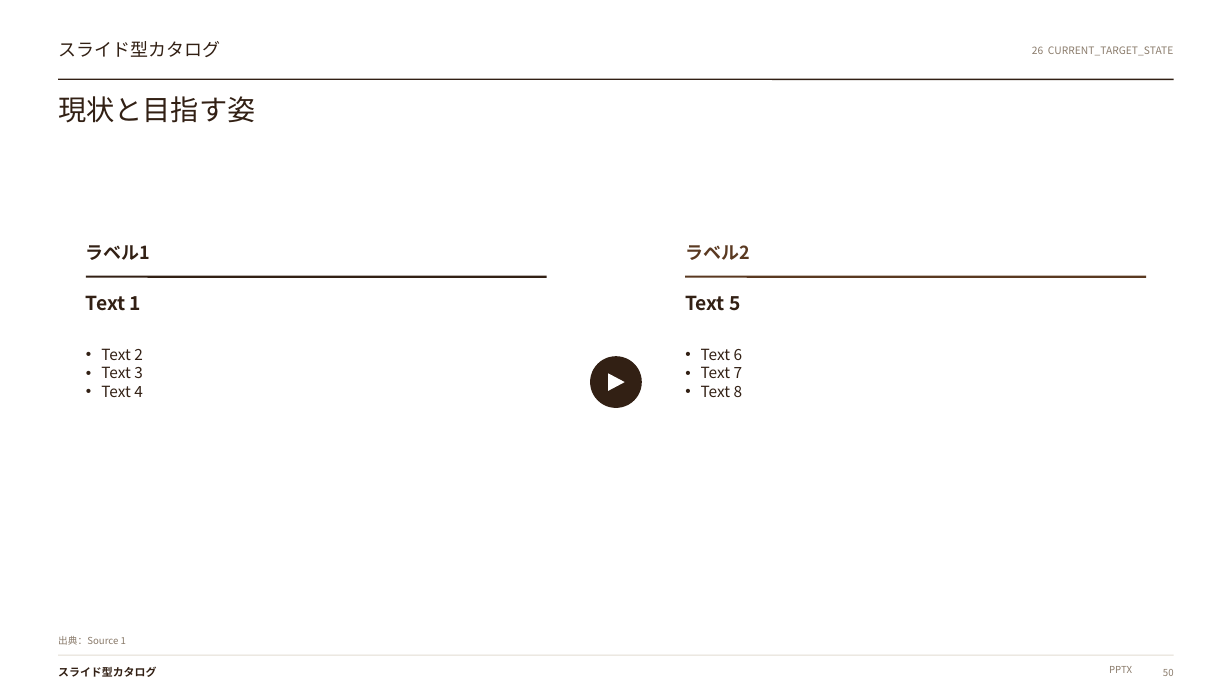
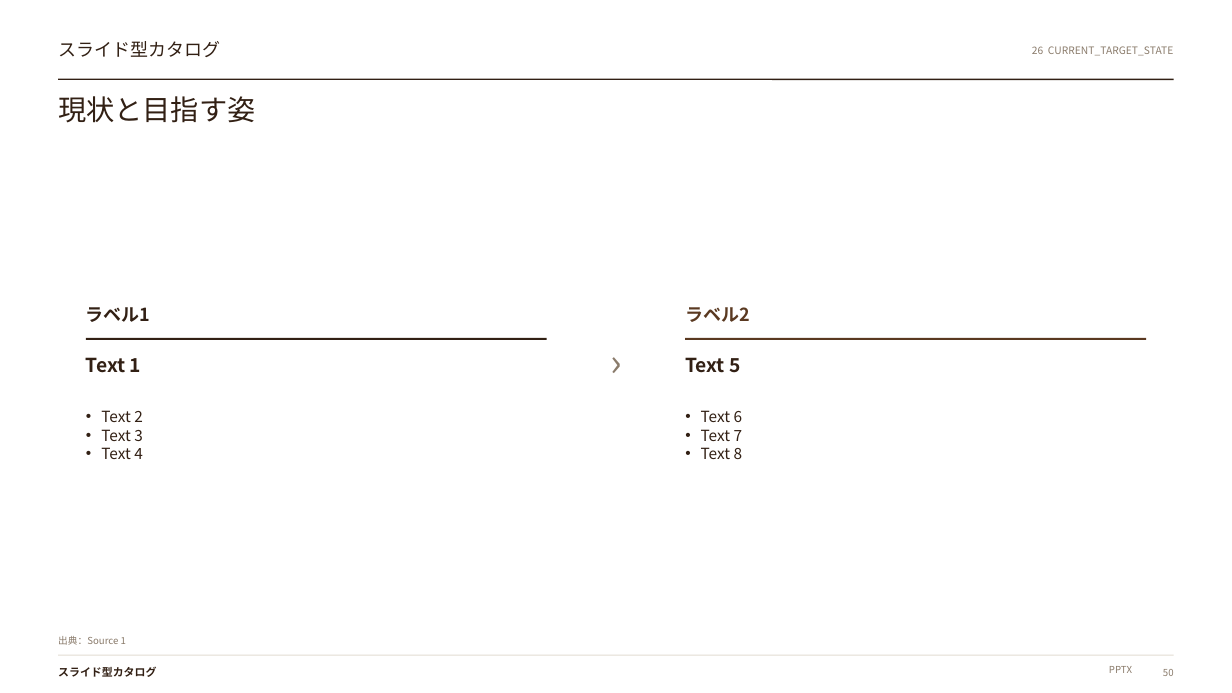
Before and after one commit to gozen3ji/consulting-pptx-skill, a slide deck: slide 50 of assets/SuperTemplate_62type.pptx. Drawn at 1232x693 pixels with LibreOffice and Linux fonts; fonts in the diff are those of the drawing. Boxes give left, top, right and bottom in pixels: in the first picture for what was removed or moved away, otherwise in the second. Text is boxed around its words. In the diff, an @@ line names an element or a change of style, - is before the commit and + after.

```diff
--- a/assets/SuperTemplate_62type.pptx
+++ b/assets/SuperTemplate_62type.pptx
@@ text at <box>598,334,635,389</box>: text added @@
+›
@@ text "›": place and size @@
-text "›" at <box>591,356,642,408</box>
+text "›" at <box>598,334,635,389</box>
@@ text "›" at <box>598,334,635,389</box>: fill #322014 to none @@
@@ 4 texts: place and size @@
-4 texts at <box>86,295,743,397</box>
+4 texts at <box>86,357,743,459</box>
@@ 2 texts, 2 lines: place and size @@
-2 texts, 2 lines at <box>86,245,1146,277</box>
+2 texts, 2 lines at <box>86,307,1146,339</box>
@@ triangle removed at <box>609,373,625,390</box> @@
```
Also in this commit, not shown: 38 other slides changed, 31 slides added, 31 slides removed, 43 other files.
